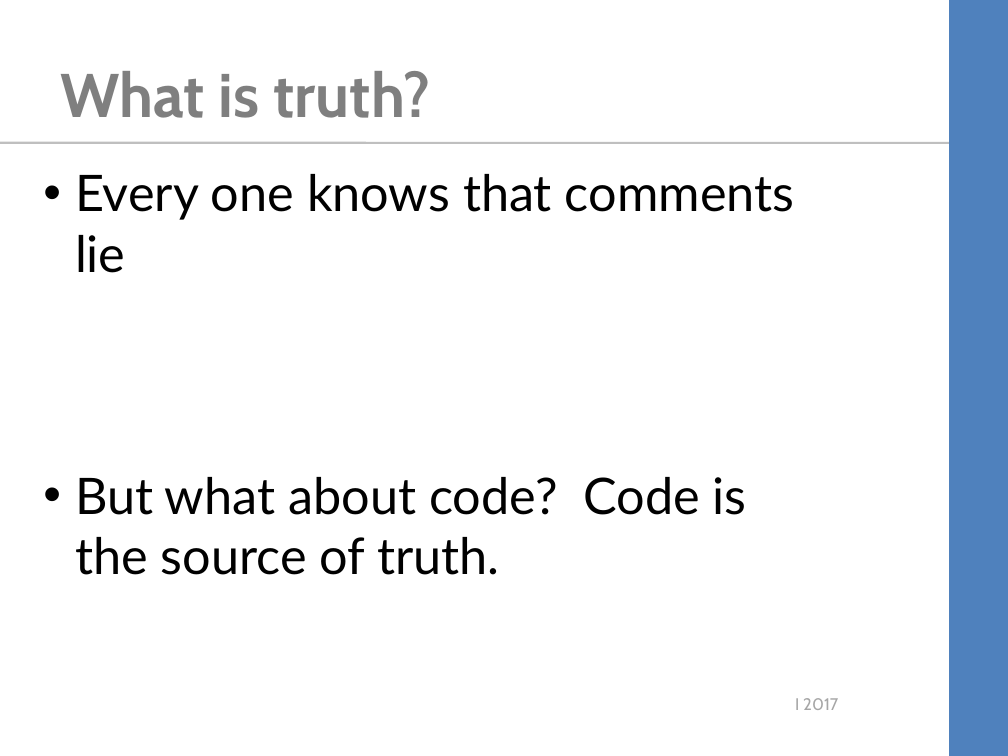
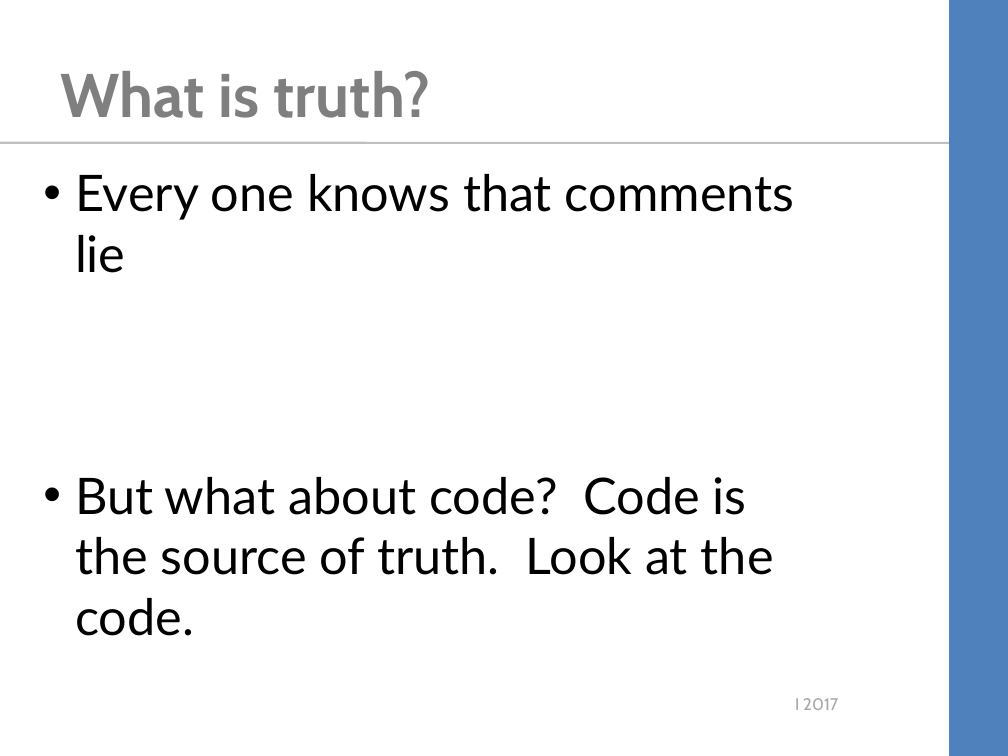
Before and after one commit to kimtuck/YourCodeIsLying, a slide deck: slide 5 of YourCodeIsLying.ppt (slide 6 before the commit). Drawn at 1008x756 pixels with LibreOffice and Linux fonts; fonts in the diff are those of the drawing; background and template pictures are left out. Boxes give left, top, right and bottom in pixels: in the first picture for what was removed or moved away, otherwise in the second. Text is boxed around its words. In the diff, an @@ line names an element or a change of style, - is before the commit and + after.

```diff
--- a/YourCodeIsLying.ppt
+++ b/YourCodeIsLying.ppt
@@ text at bbox=[75, 477, 774, 636]: text changed @@
-• But what about code? Code is the source of truth.
+• But what about code? Code is the source of truth. Look at the code.
```
Also in this commit, not shown: 1 other slide changed, 5 slides added, 4 slides removed, 3 other files.
